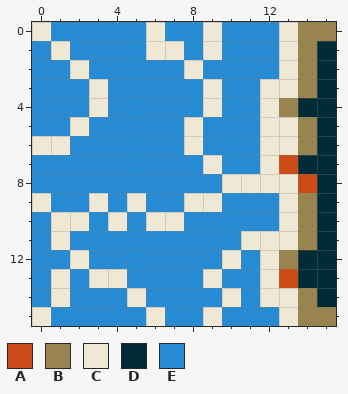
Pixel-art file, stored at ProjectMicro/Assets/Art/Tiles/Water_NSW.aseprite. Above, as it was before the edit.
16x16 pixels, 1 frame.
Palette (. is transparent): A #cb4b16  B #99834f  C #eee8d5  D #002b36  E #268bd2
Pixels before, first column x 0:
 0 CEEEEECEECEEECBB
 1 ECEEEECCECEEECBD
 2 EECEEEEECEEEECBD
 3 EEECEEEEECEECCBD
 4 EEECEEEEECEECBDD
 5 EECEEEEECEEECCBD
 6 CCEEEEEECEEECCBD
 7 EEEEEEEEECEECADD
 8 EEEEEEEEEECCCCAD
 9 CEECECEECCEEECBD
10 ECCECECCEEEEECBD
11 ECEEEEEEEEECCCBD
12 EECEEEEEEECECBDD
13 ECECCEEEECEECADD
14 ECEEECEEEECECCBD
15 CEEEEECEECEEECBB
After the commit:
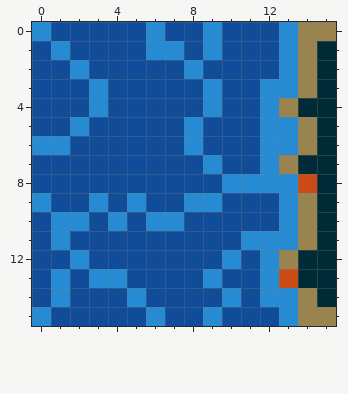
Diff:
colour C: #eee8d5 -> #268bd2
colour E: #268bd2 -> #114c99
y 7: x 13 A -> B
Changed places in both pictures, as pixel boxes (x1, y1, x2, y2):
changed: (32, 22, 298, 326)
